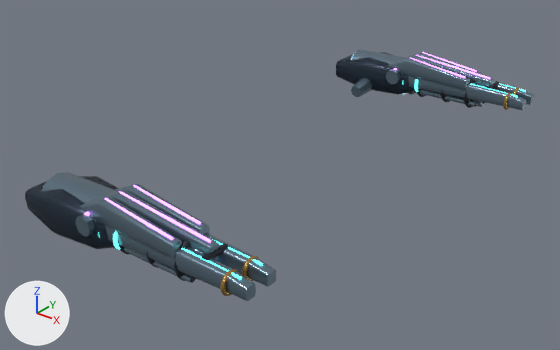
Before and after pictures for a commit that changed the glTF model art/blender/fittings/architect/mount.glb.
Before and after are seen from a camera (50 mm lens) standing at (41.3, -39.9, 25.4) and looking at (11.2, -2.4, 2.1). The axes (+X, +Y, +Z) are drawn at lower left. The lights are the same throughout. The picture after the commit comes second. Where no turn or scale is listed for an object, it has been applied to the vertices.

Names of what the first picture shows: 'm_array Brushed fitting edges', 'm_array m_array emitter', 'm_rotary Brushed fitting edges', 'm_rotary Machined graphite', 'm_siege Brushed fitting edges', 'm_siege Fitting gunmetal', 'm_siege m_siege emitter' and 4 more.
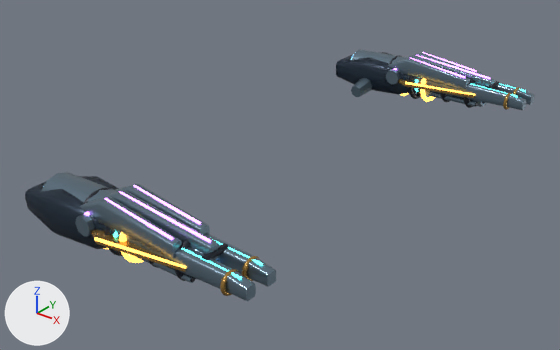
The change in detail:
Material 'm_solarfang emitter' (mat_m_solarfang_emitter) is new.
Its base color is (1.0, 0.47, 0.08) (orange #ffb650).
Its metallic is 0.1.
Its roughness is 0.28.
Its emission color is (1.0, 0.47, 0.08) (orange #ffb650).
Its emission strength is 2.8.
Mesh me_solar_heat_sink_fin is new.
It has 576 vertices, 1168 faces and spans x -1.3..1.3, y -17.6..17.6, z -1.7..1.7.
It uses material mat_machined_graphite (dark blue #232934).
Mesh me_hot_inner_lip_014 is new.
It has 960 vertices, 1920 faces and spans x -3.5..3.5, y -18.4..18.4, z -1.7..1.7.
It uses material mat_m_solarfang_emitter (orange #ffb650, glowing orange #ffb650).
Mesh me_solar_fang is new.
It has 192 vertices, 368 faces and spans x -4.0..4.0, y -18.3..18.3, z -0.2..0.2.
It uses material mat_champagne_gold_edging (orange #b68e49).
Object 'm_solarfang Machined graphite' (ob_m_solarfang_machined_graphite) is new; it shows me_solar_heat_sink_fin.
Its location is (10.35, 0.0, 4.15).
Object 'm_solarfang m_solarfang emitter' (ob_m_solarfang_m_solarfang_emitter) is new; it shows me_hot_inner_lip_014.
Its location is (13.67, 0.0, 4.15).
Object 'm_solarfang Champagne gold edging' (ob_m_solarfang_champagne_gold_edging) is new; it shows me_solar_fang.
Its location is (13.08, 0.0, 4.27).

Changed parts and their boxes (x1, y1, x2, y2) in the pictures (560 x 350 px):
'm_solarfang Champagne gold edging', added
    after: (91, 79, 474, 272)
'm_solarfang m_solarfang emitter', added (mostly hidden)
    after: (94, 78, 475, 269)
'm_solarfang Machined graphite', added (mostly hidden)
    after: (83, 55, 420, 256)
